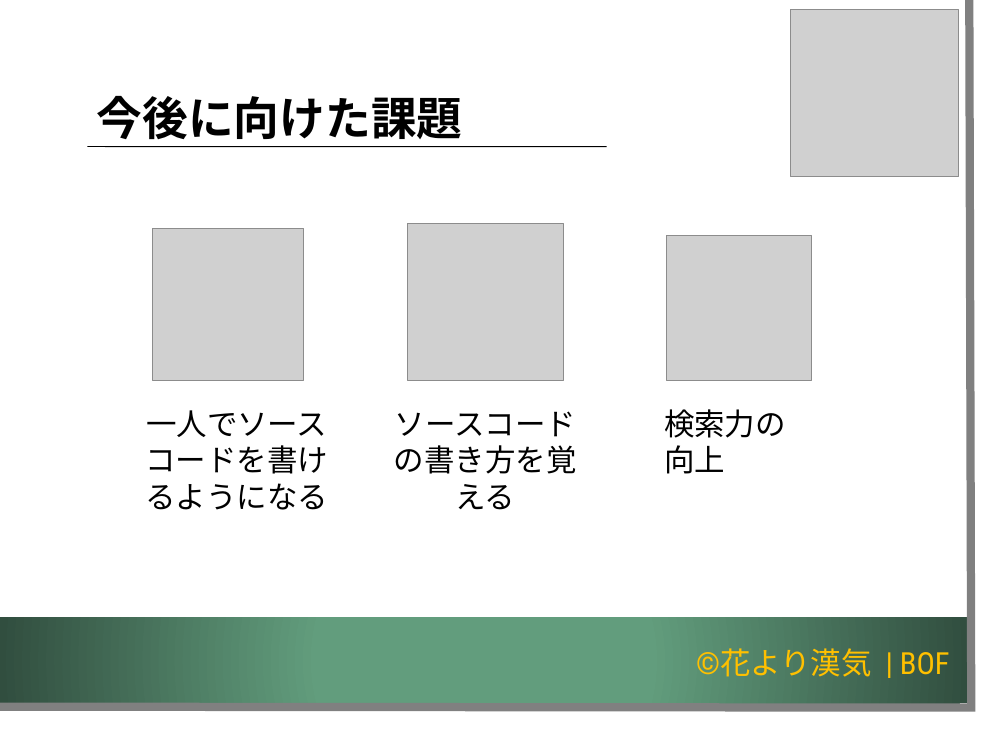
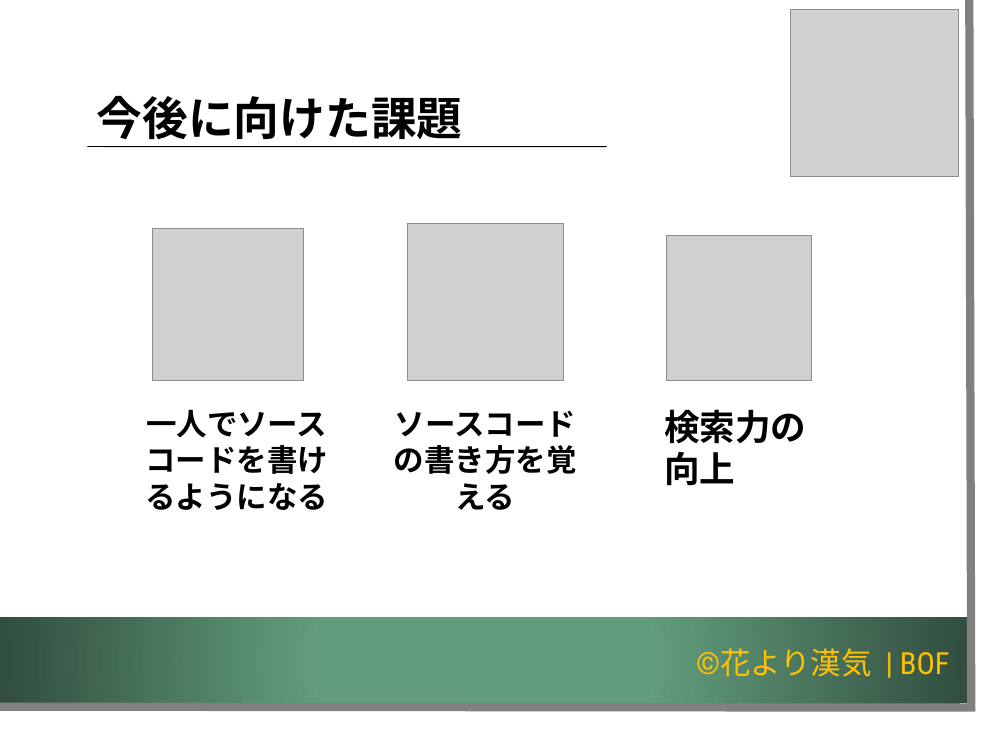
Before and after one commit to K-MIGTA/hanayoriRepo, a slide deck: slide 23 of 成果報告会_発表用スライド_チーム開発演習編集版_1.2.pptx. Drawn at 1008x756 pixels with LibreOffice and Linux fonts; fonts in the diff are those of the drawing; grey boxes stand for pictures; background and template pictures are left out. Boxes give left, top, right and bottom in pixels: in the first picture for what was removed or moved away, otherwise in the second. Text is boxed around its words. In the diff, an @@ line names an element or a change of style, - is before the commit and + after.

```diff
--- a/成果報告会_発表用スライド_チーム開発演習編集版_1.2.pptx
+++ b/成果報告会_発表用スライド_チーム開発演習編集版_1.2.pptx
@@ text "一人でソースコードを書けるようになる" at box(145, 409, 328, 510): bold on @@
@@ text "ソースコードの書き方を覚える" at box(394, 410, 577, 510): bold on @@
@@ text "検索力の向上" at box(664, 409, 806, 486): size 24 to 28 pt, bold on @@
```
Also in this commit, not shown: 13 other slides changed.
